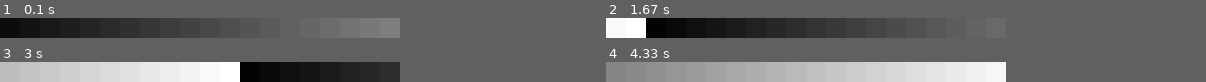
Above: before the commit, frames 1-4 (two rows, left to right).
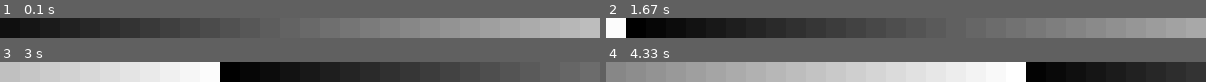
Above: after the commit, the same moments.

Repository: uozuAho/pilights
Game: pygame game, started from pygame_pixels/pygame_pixels.py
Two runs of this game, one before a commit and one after it. Both use one fixed random seed, a clock stepped at 60 frames per second and the inputs below.
Inputs:
- Up to frame 1 (0.1 s): no input
- Up to frame 2 (1.67 s): no input
- Up to frame 3 (3 s): no input
- Up to frame 4 (4.33 s): no input
In our replay, the window is 400x20 before the commit and 600x20 after it. These sizes can differ from the game's own. Grey fills any space a smaller window leaves; there, only what the larger window draws over its background counts as a difference.

The runs differ from the first frame. In frame 1, 10% of the frame differs, in the area x 90-100%, y 0-100%; in frame 2, 13%, in the area x 3-100%, y 0-100%; in frame 3, 13%; in frame 4, 13%.

Commit message:
clean up pygame pixels

Diff:
--- /dev/null
+++ b/presenter.py
@@ -0,0 +1,47 @@
+# These interfaces are used by the presenter (sort of)
+
+class Pixel:
+    """ An RGB pixel """
+    def __init__(self):
+        self.rgb = [0, 0, 0]
+
+class Generator:
+    def generate(self, time):
+        """ Generate an array of pixels
+
+        Parameters:
+            time: float: time since last call, in milliseconds
+
+        Returns:
+            Array(Pixel)
+        """
+        return []
+
+class Displayer:
+    def __init__(self, generate):
+        """ Create the displayer with a method to generate pixels to display.
+            generate is called internally by Displayer, since it knows when
+            it's ready to display.
+
+        Parameters:
+            generate: (time: float (s)) => Array(Pixel)
+        """
+        pass
+
+    def set_generate(self, generate):
+        """ Set the pixel generating function, as per the constructor """
+        pass
+
+    def run(self):
+        """ Run the display loop """
+        pass
+
+class Presenter:
+    """ Run a generator and displayer """
+    def __init__(self, generator, displayer):
+        self.generator = generator
+        self.displayer = displayer
+        self.displayer.set_generate(generator.generate)
+
+    def run(self):
+        self.displayer.run()
--- a/pygame_pixels/pygame_pixels.py
+++ b/pygame_pixels/pygame_pixels.py
@@ -1,50 +1,90 @@
+from contextlib import contextmanager
 import pygame
+import sys
+
+sys.path.append('..')
+
+from presenter import Pixel
+
 
 BLACK = (0, 0, 0)
-NUM_LEDS = 20
 LED_HEIGHT = 20
 LED_WIDTH = 20
 
-pygame.init()
-pygame.display.set_caption("pygame neopixels")
-# window size = single LED height strip of NUM_LEDS
-# note: minimum height seems to be ~50px
-size = [LED_WIDTH * NUM_LEDS, LED_HEIGHT]
-screen = pygame.display.set_mode(size)
-clock = pygame.time.Clock()
+
+def main():
+    gen = SimpleScrollGenerator(30)
+    with create_displayer(gen.generate) as disp:
+        disp.run()
 
 
-def main():
-    pixels = [Pixel(LED_HEIGHT, LED_WIDTH, i * LED_WIDTH, 0) for i in range(NUM_LEDS)]
-    for i, p in enumerate(pixels):
-        for j in range(i):
-            incr_pixel(p)
-            incr_pixel(p)
-    done = False
-    while not done:
-        try:
-            ms = clock.tick(50)
-            screen.fill(BLACK)
-            update_pixels(pixels, ms)
-            for p in pixels:
-                p.draw(pygame, screen)
-            pygame.display.flip()
-        except KeyboardInterrupt:
-            done = True
-    pygame.quit()
+class SimpleScrollGenerator:
+    """ Generate a simple scrolling pattern for testing. Implements presenter.Generator """
 
-def update_pixels(pixels, ms):
-    for p in pixels:
-        incr_pixel(p)
+    def __init__(self, num_pixels):
+        self.pixels = [Pixel() for i in range(num_pixels)]
+        for i, p in enumerate(self.pixels):
+            for j in range(i):
+                self.incr_pixel(p)
+                self.incr_pixel(p)
 
-def incr_pixel(pixel):
-    for i in range(3):
-        pixel.rgb[i] += 3
-        if pixel.rgb[i] >= 256:
-            pixel.rgb[i] = 0
+    def generate(self, time):
+        for p in self.pixels:
+            self.incr_pixel(p)
+        return self.pixels
+
+    def incr_pixel(self, pixel):
+        for i in range(3):
+            pixel.rgb[i] += 3
+            if pixel.rgb[i] >= 256:
+                pixel.rgb[i] = 0
 
 
-class Pixel:
+class PygamePixelDisplayer:
+    """ Implements the displayer interface for the pixel presenter """
+    def __init__(self, generate_pixels):
+        pixels = generate_pixels(0)
+        self.pixels = [PygamePixel(LED_HEIGHT, LED_WIDTH, i * LED_WIDTH, 0) for i in range(len(pixels))]
+        size = [LED_WIDTH * len(pixels), LED_HEIGHT]
+        self.generate_pixels = generate_pixels
+        self.screen = pygame.display.set_mode(size)
+        self.clock = pygame.time.Clock()
+
+    def set_generate_pixels(self, generate):
+        self.generate_pixels = generate
+
+    def run(self):
+        while True:
+            ms = self.clock.tick(50)
+            for pgpixel, pixel in zip(self.pixels, self.generate_pixels(ms)):
+                pgpixel.rgb = pixel.rgb
+            self.render(self.pixels)
+
+    def render(self, pixels):
+        self.screen.fill(BLACK)
+        for p in pixels:
+            p.draw(pygame, self.screen)
+        pygame.display.flip()
+
+
+@contextmanager
+def create_displayer(generate):
+    """ Create a managed displayer instance, ensuring pygame.quit is called
+        on error / exit
+    """
+    try:
+        pygame.init()
+        pygame.display.set_caption("pygame neopixels")
+        yield PygamePixelDisplayer(generate)
+    except:
+        pygame.quit()
+        raise
+    else:
+        pygame.quit()
+
+
+class PygamePixel:
+    """ Pygame-aware pixel that can draw itself """
     def __init__(self, height, width, left, top):
         self.height = height
         self.width = width
Not shown, changed: readme.md
Not shown, changed: .gitignore
